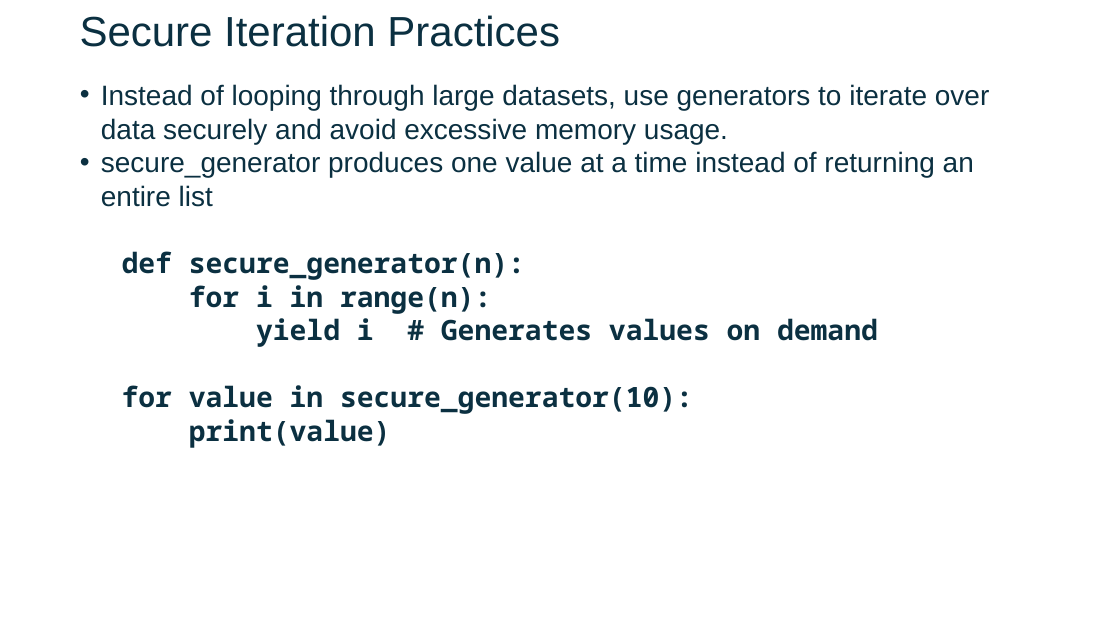
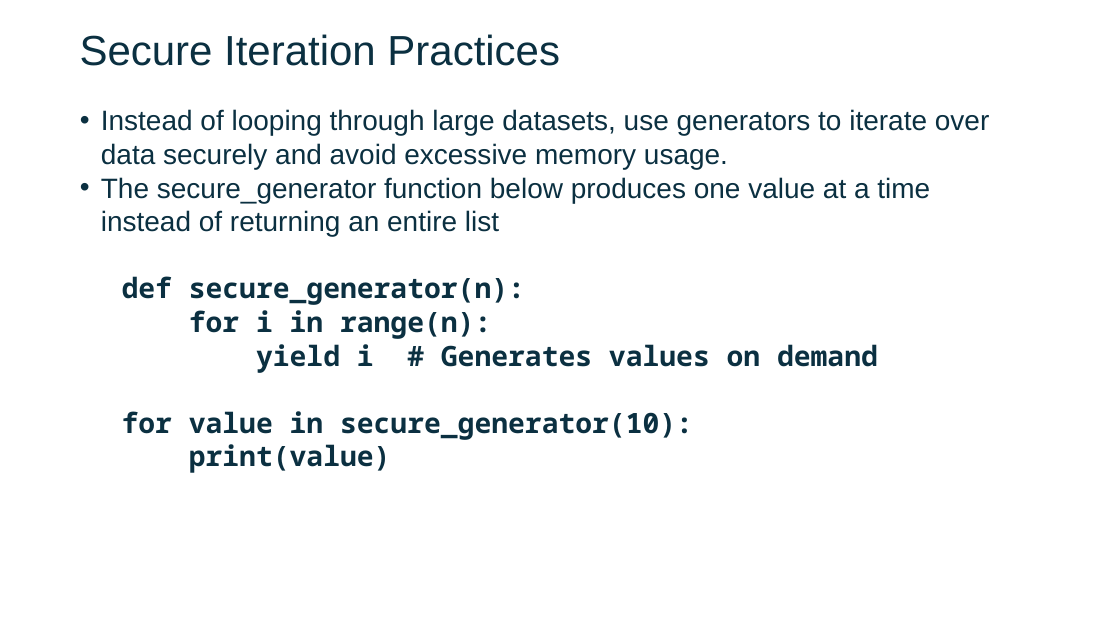
Before and after one commit to FSCJ-FacultyDev/SWC-Columbus-2025, a slide deck: slide 5 of Slides-Day2.pptx. Drawn at 1120x630 pixels with LibreOffice and Linux fonts; fonts in the diff are those of the drawing; background and template pictures are left out. Boxes give left, top, right and bottom in pixels: in the first picture for what was removed or moved away, otherwise in the second. Text is boxed around its words. In the diff, an @@ line names an element or a change of style, - is before the commit and + after.

Commit message:
3/14

```diff
--- a/Slides-Day2.pptx
+++ b/Slides-Day2.pptx
@@ text "Secure Iteration Practices" moved from (x1=80, y1=15, x2=560, y2=47) to (x1=80, y1=34, x2=560, y2=66) @@
@@ text "Instead of looping through large ..." moved from (x1=101, y1=84, x2=989, y2=448) to (x1=101, y1=109, x2=989, y2=473) @@
@@ text at (x1=101, y1=177, x2=930, y2=236): text changed @@
-  • secure_generator produces one value at a time instead of returning an entire list
+  • The secure_generator function below produces one value at a time instead of returning an entire list
```
Also in this commit, not shown: 4 other slides changed, 7 slides added.
